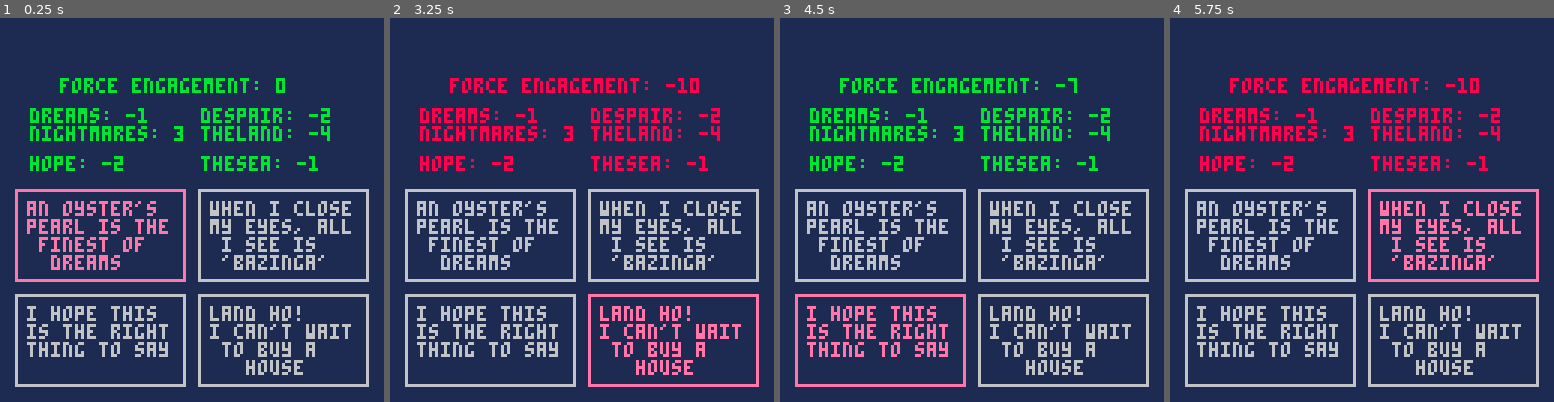
Above: before the commit, frames 1-4 (left to right).
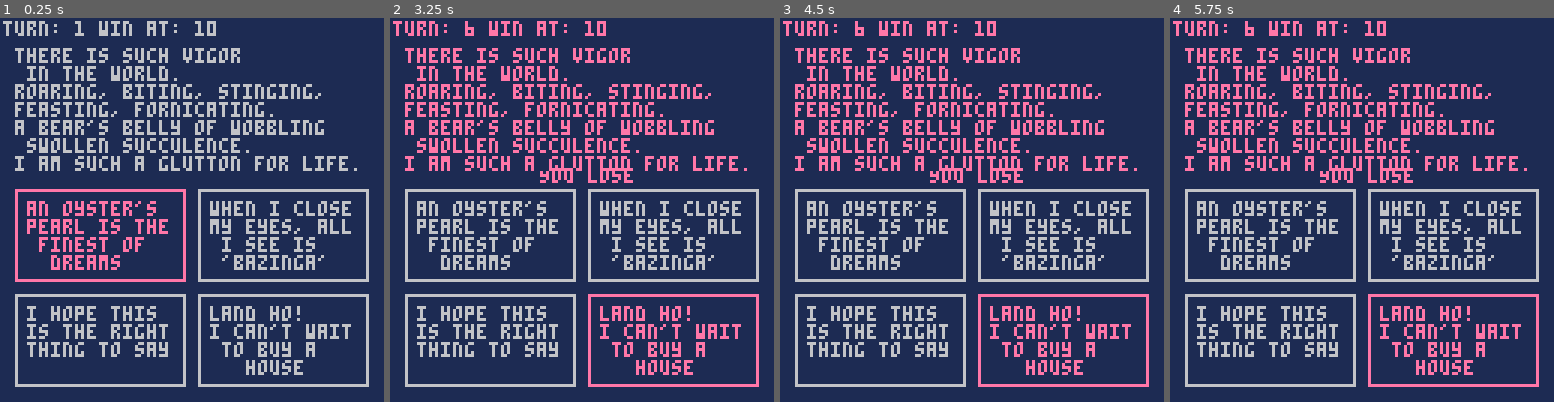
Above: after the commit, the same moments.

Repository: eschmiel/LD49
Game: PICO-8 cartridge ld49.p8
Same seed, same stepped clock (60 frames per second), same inputs: the game is played once before the commit and once after it.
Inputs:
- Up to frame 1 (0.25 s): no input
- Up to frame 2 (3.25 s): tap O (Z key) at 0.33, 0.7, 1.43, 2.22, 3.1 s; hold Left 1.97-2.37 s; hold Down 2.42-2.82 s; hold Right from 2.87 s (still down)
- Up to frame 3 (4.5 s): release Right at 3.53 s; hold Up 3.58-4.08 s; tap O (Z key) at 3.98 s; hold Right from 4.13 s (still down)
- Up to frame 4 (5.75 s): release Right at 4.53 s; hold Down 4.58-5.08 s; tap O (Z key) at 4.87 s; hold Left from 5.13 s (still down)

The runs differ from the first frame. In frame 1, 11% of the frame differs, in the area x 0-93%, y 0-40%; in frame 2, 11%; in frame 3, 17%; in frame 4, 17%, in the area x 0-97%, y 0-97%.

Commit message:
added win and lose conditions to the game

Diff:
--- a/controls.lua
+++ b/controls.lua
@@ -17,5 +17,7 @@
             chosen_topic = dialogue_options[selected].topics[topic_index]
             commune_with_force(cosmic_force, chosen_topic)
         end
+
+        current_turn += 1
     end
 end
--- a/test_force.lua
+++ b/cosmic_force.lua
@@ -1,8 +1,3 @@
-testforce = {}
-
-testforce.disposition = {1, -2, -4, 2, -1, 5}
-testforce.engagement = 0
-
 minimum_engagement = -10
 maximum_engagement = 10
 
@@ -20,14 +15,20 @@
 
 function commune_with_force(force, topic)
     force.engagement += force.disposition[topic]
-
+--[[
     if (force.engagement < minimum_engagement) force.engagement = minimum_engagement
     if (force.engagement > maximum_engagement) force.engagement = maximum_engagement
+]]
+end
+
+function force_muses()
+    print("there is such vigor\n in the world. \nroaring, biting, stinging, \nfeasting, fornicating. \na bear's belly of wobbling\n swollen succulence. \ni am such a glutton for life.", 5, 10)
+    --print("have you ever labored in\n futility? to work so \nhard towards an impossible \n goal? was it worth it?", 10, 20)
 end
 
 function display_force_status(force)
     status_color = 11
-    if (force.engagement == minimum_engagement or force.engagement == maximum_engagement) status_color = 8
+    if (game_lose) status_color = 8
     print("force engagement: "..force.engagement, 20, 20, status_color)
     print(master_topic_list[1]..': '..force.disposition[1], 10, 30)
     print(master_topic_list[2]..': '..force.disposition[2], 10, 36)
--- a/ld49.p8
+++ b/ld49.p8
@@ -19,10 +19,18 @@
 	dialogue_options = {option1, option2, option3, option4}
 
 	cosmic_force = generate_cosmic_force()
+
+	game_win = false
+	game_lose = false
+	current_turn = 1
 end
 
 function _update()
-	play_controls()
+	if not game_win and not game_lose  then
+		play_controls()
+		check_game_lose(cosmic_force.engagement)
+		check_game_win(current_turn)
+	end
 end
 
 function _draw()
@@ -31,12 +39,27 @@
  draw_text_option(option2)
  draw_text_option(option3)
  draw_text_option(option4)
- display_force_status(cosmic_force)
+ --display_force_status(cosmic_force)
+force_muses()
+print('turn: '..current_turn..' win at: 10', 1, 1)
+ if(game_lose) print('You lose', 50, 50)
+ if(game_win) print('YOU WIN?!?', 50, 50)
 end
+
+function check_game_win(turn)
+	victory_turn = 10
+	if(turn == victory_turn) game_win = true
+end
+
+function check_game_lose(engagement)
+	lose_condition = 10
+	if(abs(engagement) >= lose_condition) game_lose = true
+end
+
 -->8
 --textoption
 #include text_option.lua
-#include test_force.lua
+#include cosmic_force.lua
 #include topics.lua
 #include controls.lua
 
